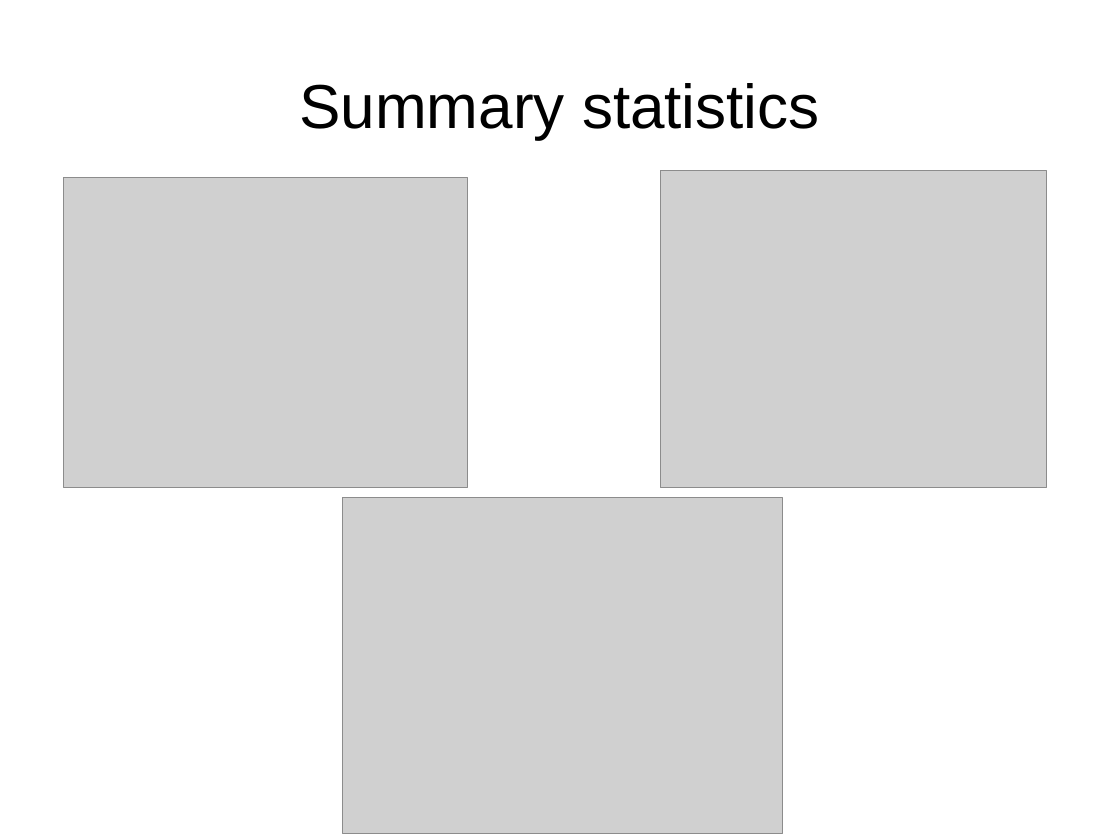
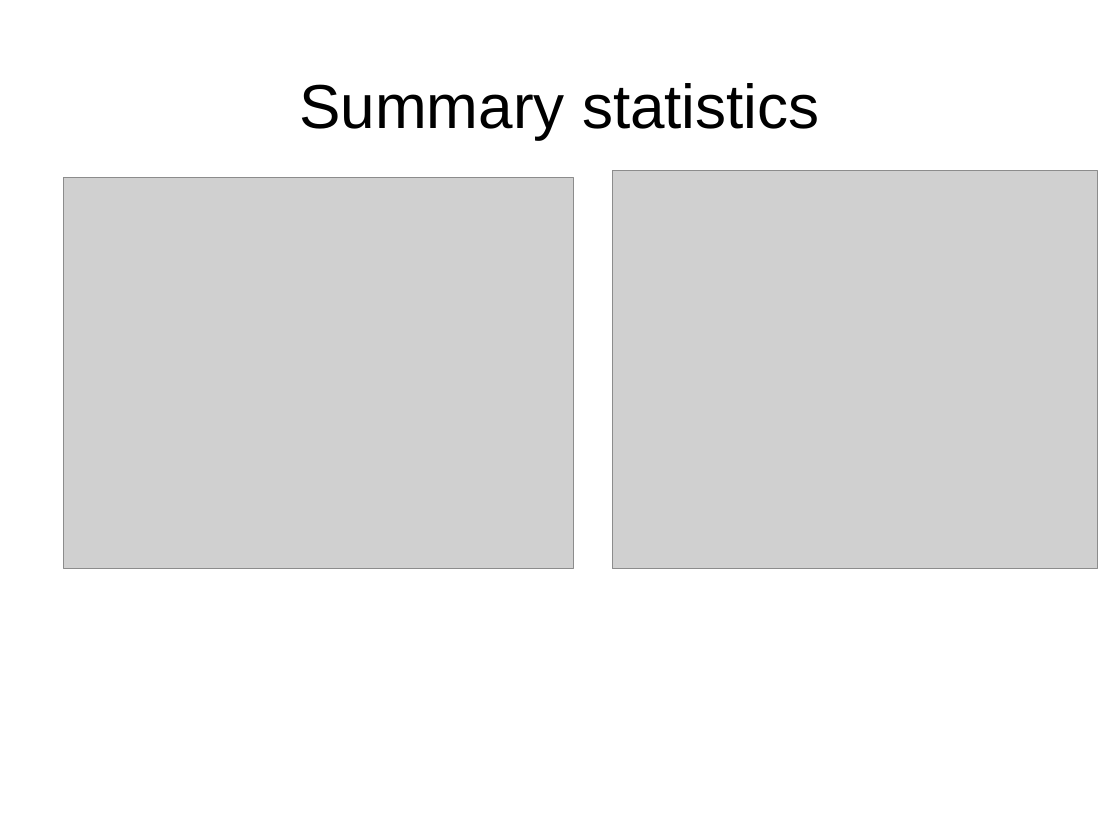
Before and after one commit to mfromano/micro-control, a slide deck: slide 25 of Schematics/figures_for_presentation_friday.odp. Drawn at 1120x840 pixels with LibreOffice and Linux fonts; fonts in the diff are those of the drawing; grey boxes stand for pictures. Boxes give left, top, right and bottom in pixels: in the first picture for what was removed or moved away, otherwise in the second. Text is boxed around its words. In the diff, an @@ line names an element or a change of style, - is before the commit and + after.

```diff
--- a/Schematics/figures_for_presentation_friday.odp
+++ b/Schematics/figures_for_presentation_friday.odp
@@ picture: place and size @@
-picture at [64,178,468,488]
+picture at [64,178,573,569]
@@ picture: place and size @@
-picture at [661,171,1047,488]
+picture at [613,171,1098,569]
@@ picture removed at [343,498,783,833] @@
```
Also in this commit, not shown: 1 slide added, 54 other files.
